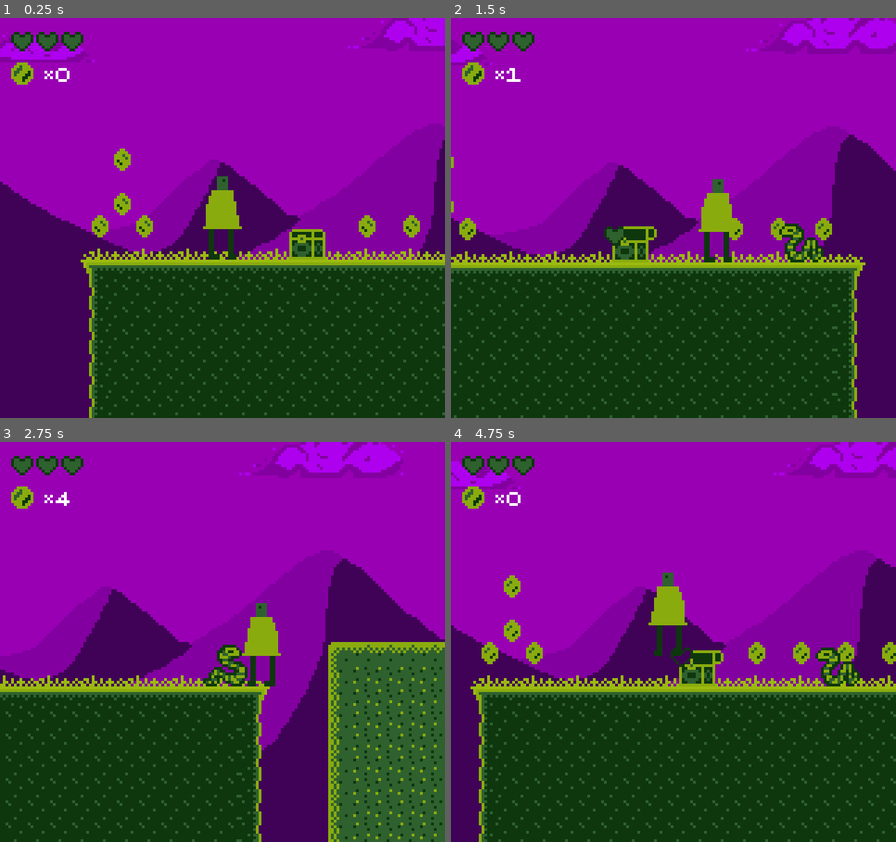
Above: before the commit, frames 1-4 (two rows, left to right).
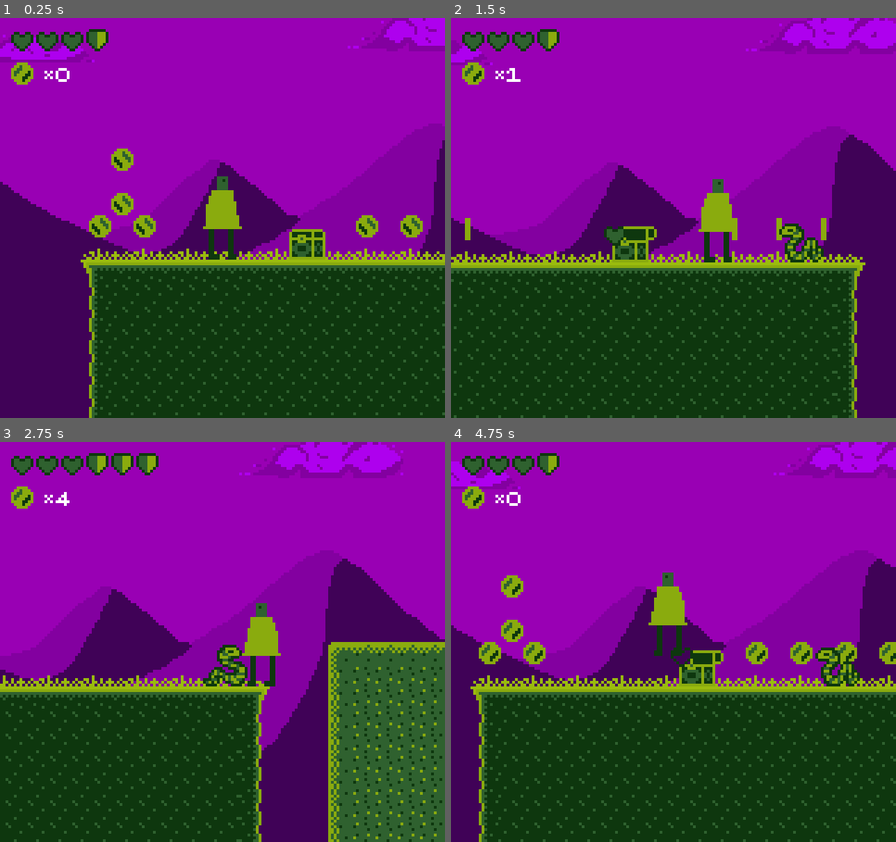
Above: after the commit, the same moments.

Repository: gutino/gamedev_studies
Game: Godot game, scene res://Assets/Levels/Level1/Level1.tscn
The game is run twice, just before and just after one commit, with the same random seed, the same clock (stepped at 60 frames per second) and the same inputs.
Inputs:
- Up to frame 1 (0.25 s): no input
- Up to frame 2 (1.5 s): hold Right (ui_right) from 0.53 s (still down); tap Z (attack) at 0.6 s; tap Space (ui_accept) at 0.77 s; tap Shift (sprint) at 1.35 s
- Up to frame 3 (2.75 s): tap Space (ui_accept) at 1.52 s; release Right (ui_right) at 2.03 s; hold Left (ui_left) from 2.03 s (still down); tap Z (attack) at 2.1 s
- Up to frame 4 (4.75 s): release Left (ui_left) at 2.78 s; hold Right (ui_right) 2.78-4.28 s; tap Shift (sprint) at 2.85, 4.35 s; tap Space (ui_accept) at 3.02, 3.77, 4.52 s; tap Z (attack) at 3.6 s; hold Left (ui_left) from 4.28 s (still down)

The runs differ from the first frame. In frame 1, 0.8% of the frame differs, in the area x 19-95%, y 2-55%; in frame 2, 0.6%; in frame 3, 0.7%; in frame 4, 1.0%, in the area x 6-100%, y 2-56%.

Commit message:
Shield WIP

Diff:
--- a/TMB_1/Assets/Actors/PickUps/Coin/Coin.tscn
+++ b/TMB_1/Assets/Actors/PickUps/Coin/Coin.tscn
@@ -52,8 +52,8 @@
 
 [node name="Sprite" type="AnimatedSprite" parent="."]
 position = Vector2( 4, -4 )
-frames = SubResource( 19 )
-frame = 2
+frames = SubResource( 9 )
+frame = 3
 playing = true
 
 [node name="CollisionShape2D" type="CollisionShape2D" parent="."]
--- a/TMB_1/Assets/GUI/GUI.gd
+++ b/TMB_1/Assets/GUI/GUI.gd
@@ -1,7 +1,9 @@
 extends CanvasLayer
 
 var HeartScn = preload("res://Assets/GUI/Health/Heart.tscn")
+var ShieldScn = preload("res://Assets/GUI/Health/Shield.tscn")
 var CurrHearts := 1
+var CurrShields := 0
 
 func UpdateCoinCounter():
 	$Container/Icons/CoinCounter/Counter.text = "*" + str(OurGuyVars.Coins)
@@ -16,7 +18,10 @@
 	if OurGuyVars.Health > CurrHearts:
 		AddHearts(OurGuyVars.Health - CurrHearts)
 
-	print ($Container/Icons/Health.get_children())
+	if OurGuyVars.Shield > CurrShields:
+		AddShield(OurGuyVars.Shield - CurrShields)
+
+	print($Container/Icons/Health.get_children())
 
 	for child in $Container/Icons/Health.get_children():
 		if child.has_node("AnimatedSprite"):
@@ -39,3 +44,9 @@
 		var NewHeart = HeartScn.instance()
 		$Container/Icons/Health.add_child(NewHeart)
 		CurrHearts += 1
+
+func AddShield(var qty : int):
+	for i in range(qty):
+		var NewShield = ShieldScn.instance()
+		$Container/Icons/Health.add_child(NewShield)
+		CurrHearts += 1
--- a/TMB_1/Assets/GUI/Health/Heart.tscn
+++ b/TMB_1/Assets/GUI/Health/Heart.tscn
@@ -1,7 +1,6 @@
-[gd_scene load_steps=6 format=2]
+[gd_scene load_steps=5 format=2]
 
 [ext_resource path="res://Assets/GUI/Health/Health.png" type="Texture" id=1]
-[ext_resource path="res://Assets/GUI/Health/Heart.gd" type="Script" id=2]
 
 [sub_resource type="AtlasTexture" id=1]
 atlas = ExtResource( 1 )
@@ -23,7 +22,6 @@
 margin_right = 8.0
 margin_bottom = 8.0
 rect_min_size = Vector2( 8, 8 )
-script = ExtResource( 2 )
 __meta__ = {
 "_edit_use_anchors_": false
 }
--- /dev/null
+++ b/TMB_1/Assets/GUI/Health/Shield.tscn
@@ -0,0 +1,15 @@
+[gd_scene load_steps=2 format=2]
+
+[ext_resource path="res://Assets/GUI/Health/Shield.png" type="Texture" id=1]
+
+[node name="Shield" type="CenterContainer"]
+margin_right = 8.0
+margin_bottom = 8.0
+rect_min_size = Vector2( 8, 8 )
+__meta__ = {
+"_edit_use_anchors_": false
+}
+
+[node name="Sprite" type="Sprite" parent="."]
+position = Vector2( 4, 4 )
+texture = ExtResource( 1 )
--- a/TMB_1/Assets/Scripts/Singletons/OurGuyVars.gd
+++ b/TMB_1/Assets/Scripts/Singletons/OurGuyVars.gd
@@ -2,6 +2,8 @@
 
 var Coins := 0
 var Health := 3
+var MaxHealth := 3
+var Shield := 1
 
 func Death():
 	self.get_tree().reload_current_scene()
--- a/TMB_1/CoinSpawner.gd
+++ b/TMB_1/CoinSpawner.gd
@@ -1,4 +1,4 @@
-tool
+
 extends Node2D
 
 enum eFormation { BigSquare, SmlSquare, HorLine, VertLine, Triangle1 }
Not shown: 1 places in TMB_1/Assets/Actors/PickUps/Coin/Coin.tscn that only renumber resources
Binary file added: TMB_1/Assets/GUI/Health/Shield.png
Not shown, added: TMB_1/Assets/GUI/Health/Shield.png.import
